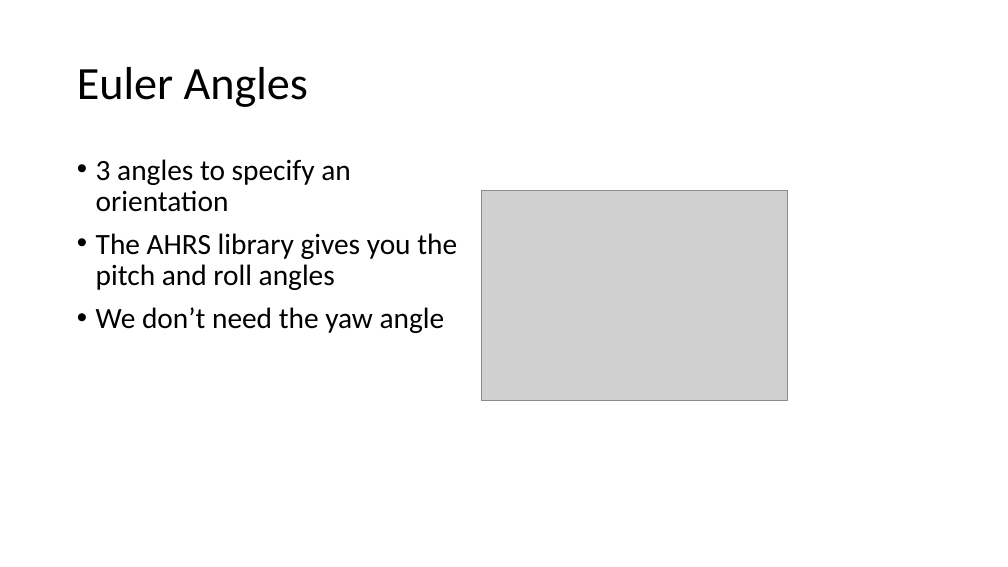
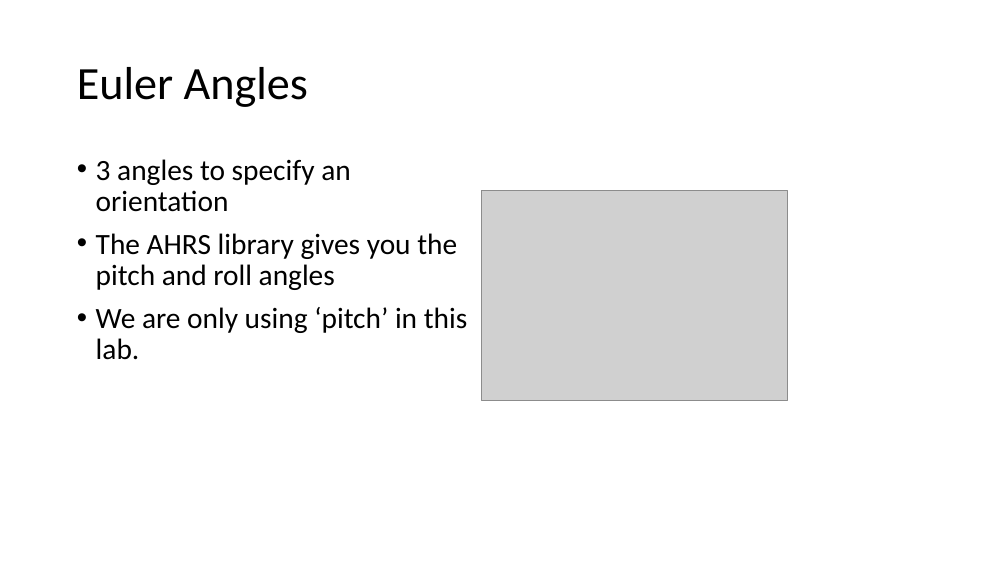
Before and after one commit to NVSL/QuadClass-Resources, a slide deck: slide 5 of labs/Sensing-And-Filtering/Sensing-And-Filtering.pptx. Drawn at 1008x567 pixels with LibreOffice and Linux fonts; fonts in the diff are those of the drawing; grey boxes stand for pictures. Boxes give left, top, right and bottom in pixels: in the first picture for what was removed or moved away, otherwise in the second. Text is boxed around its words. In the diff, an @@ line names an element or a change of style, - is before the commit and + after.

```diff
--- a/labs/Sensing-And-Filtering/Sensing-And-Filtering.pptx
+++ b/labs/Sensing-And-Filtering/Sensing-And-Filtering.pptx
@@ text at [96,307,467,360]: text changed @@
-• We don’t need the yaw angle
+• We are only using ‘pitch’ in this lab.
```
Also in this commit, not shown: 1 other slide changed, 2 other files.
